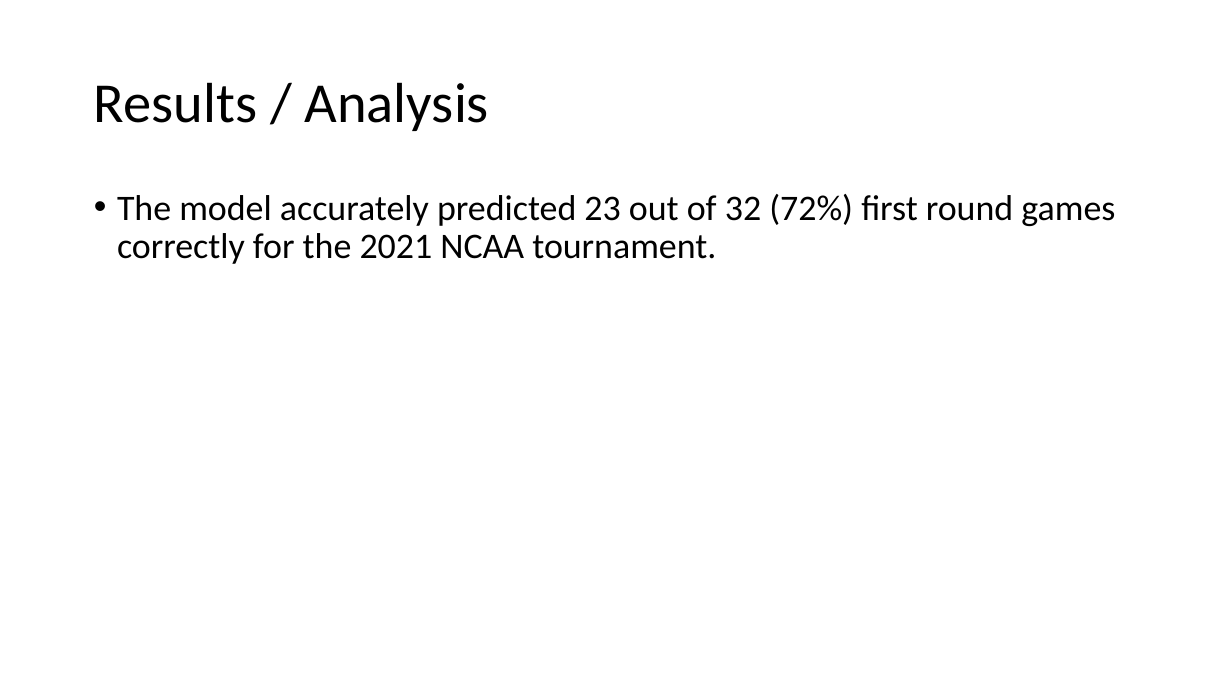
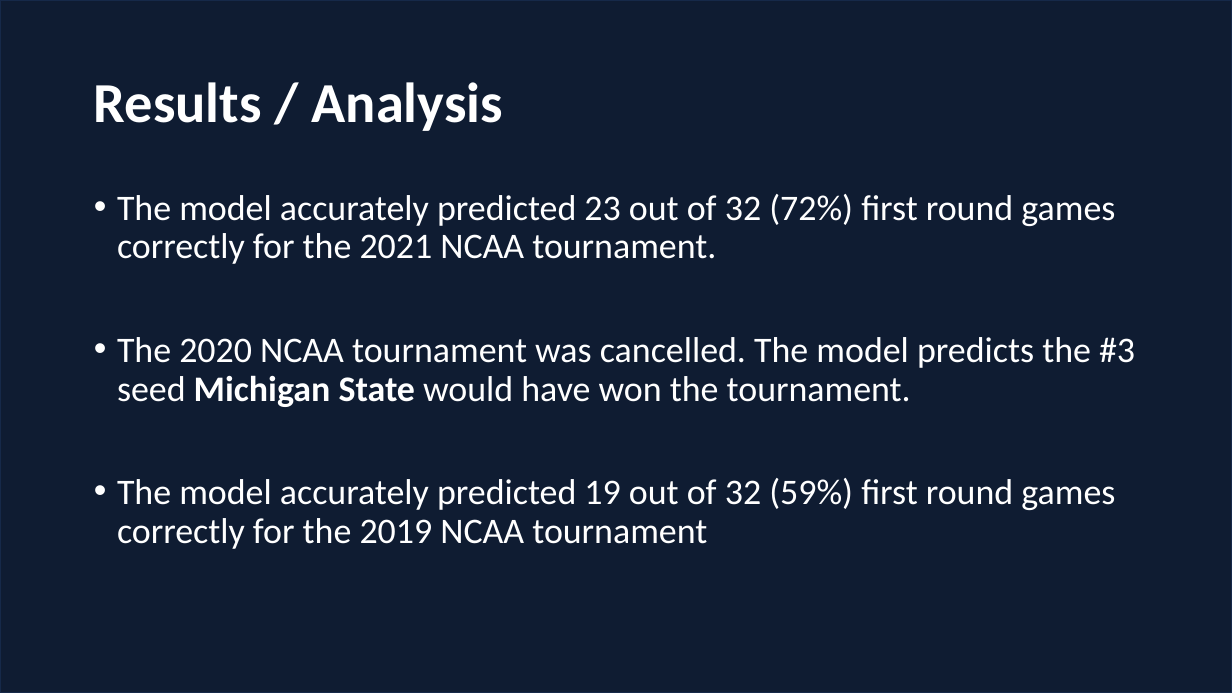
Before and after one commit to kriswasemiller/MM_NCAA_Capstone, a slide deck: slide 11 of Brett_branch/Madness_Power_Point.pptx (slide 7 before the commit). Drawn at 1232x693 pixels with LibreOffice and Linux fonts; fonts in the diff are those of the drawing; background and template pictures are left out; a plain dark background stands for a picture behind light text. Boxes give left, top, right and bottom in pixels: in the first picture for what was removed or moved away, otherwise in the second. Text is boxed around its words. In the diff, an @@ line names an element or a change of style, - is before the commit and + after.

```diff
--- a/Brett_branch/Madness_Power_Point.pptx
+++ b/Brett_branch/Madness_Power_Point.pptx
@@ background #FFFFFF to picture (left out) @@
@@ rectangle added at [0,0,1232,693], fill #101C32, outline #17294A 1 pt @@
@@ title "Results / Analysis" at [94,82,503,131]: text colour #000000 to #FFFFFF, bold on @@
@@ text at [117,194,1115,264]: text colour #000000 to #FFFFFF in "The model accurately predicted 23 out of ..." @@
@@ text at [117,337,1135,549]: paragraphs added @@
+• The 2020 NCAA tournament was cancelled. The model predicts the #3 seed Michigan State would have won the tournament.
+• The model accurately predicted 19 out of 32 (59%) first round games correctly for the 2019 NCAA tournament
```
Also in this commit, not shown: 3 other slides changed, 7 slides added, 3 slides removed.
